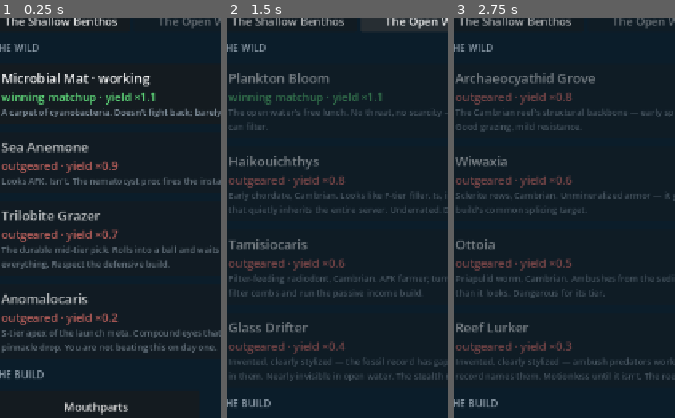
Above: before the commit, frames 1-3 (left to right).
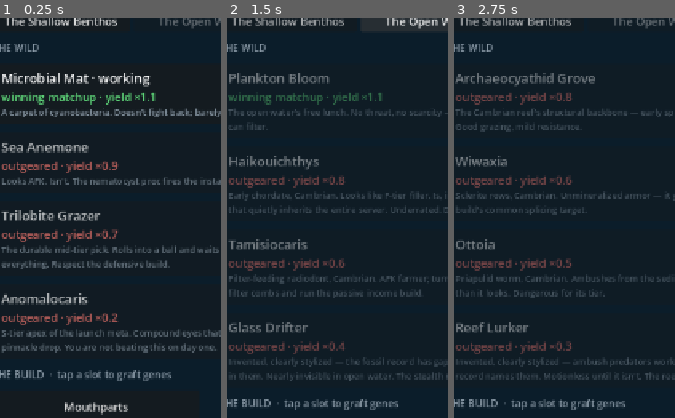
Above: after the commit, the same moments.

Repository: leonbzt/CradleOfLife
Game: Godot game, scene res://ui/main.tscn
Same seed, same stepped clock (60 frames per second), same inputs: the game is played once before the commit and once after it.
Inputs:
- Up to frame 1 (0.25 s): no input
- Up to frame 2 (1.5 s): click "The Shallow Benthos" at 0.5 s; click "The Open Water" at 1.25 s
- Up to frame 3 (2.75 s): click "The Reef Edge" at 2 s
The pictures show only the part of the screen within x 3-53%, y 9-59%; the shares and areas given below are measured in that part.

The runs differ from the first frame. In frame 1, 0.5% of the frame differs, in the area x 22-78%, y 88-91%; in frame 2, 0.6%, in the area x 22-78%, y 95-98%; in frame 3, 0.6%.

Commit message:
Improve gene→graft discoverability
THE BUILD section header now reads "tap a slot to graft genes"; GENE CODEX
header reads "copies unlock graft tiers"; slot buttons gain a tooltip
"Tap to graft a gene onto this slot." — three copy hints that close the
gap between finding a gene in the codex and knowing what to do with it.

Co-Authored-By: Claude Sonnet 4.6 <noreply@anthropic.com>

Diff:
--- a/ui/main.gd
+++ b/ui/main.gd
@@ -84,7 +84,7 @@
 	_build_niche_selector(col)
 	col.add_child(_section_label("THE WILD"))
 	_build_node_cards(col)
-	col.add_child(_section_label("THE BUILD"))
+	col.add_child(_section_label("THE BUILD  ·  tap a slot to graft genes"))
 	_build_doll(col)
 	col.add_child(_section_label("METABOLIZE"))
 	_build_metabolize_buttons(col)
@@ -93,7 +93,7 @@
 	_splice_list.size_flags_horizontal = Control.SIZE_EXPAND_FILL
 	_splice_list.add_theme_constant_override("separation", 6)
 	col.add_child(_splice_list)
-	col.add_child(_section_label("GENE CODEX"))
+	col.add_child(_section_label("GENE CODEX  ·  copies unlock graft tiers"))
 	_build_gene_codex(col)
 	col.add_child(_section_label("STASH"))
 	col.add_child(_build_stash_row())
@@ -228,6 +228,7 @@
 
 		var slot_btn := Button.new()
 		slot_btn.text = slot.replace("_", " ").capitalize()
+		slot_btn.tooltip_text = "Tap to graft a gene onto this slot."
 		slot_btn.size_flags_horizontal = Control.SIZE_EXPAND_FILL
 		slot_btn.pressed.connect(func() -> void: _open_graft_sheet(slot))
 		row.add_child(slot_btn)
